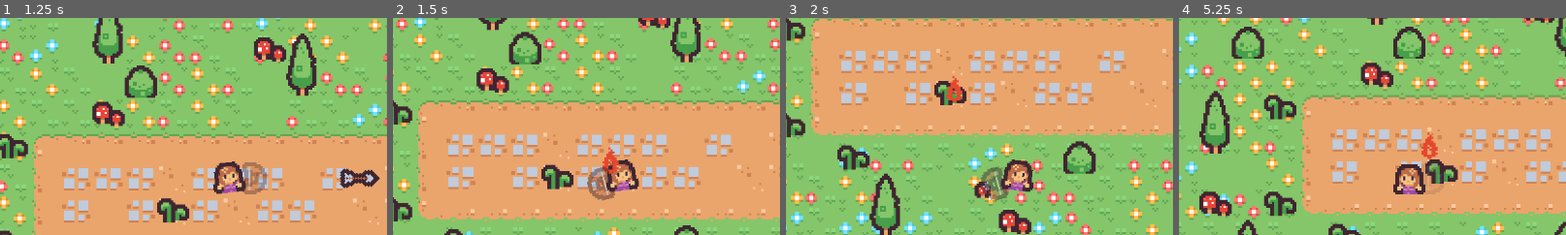
Above: before the commit, frames 1-4 (left to right).
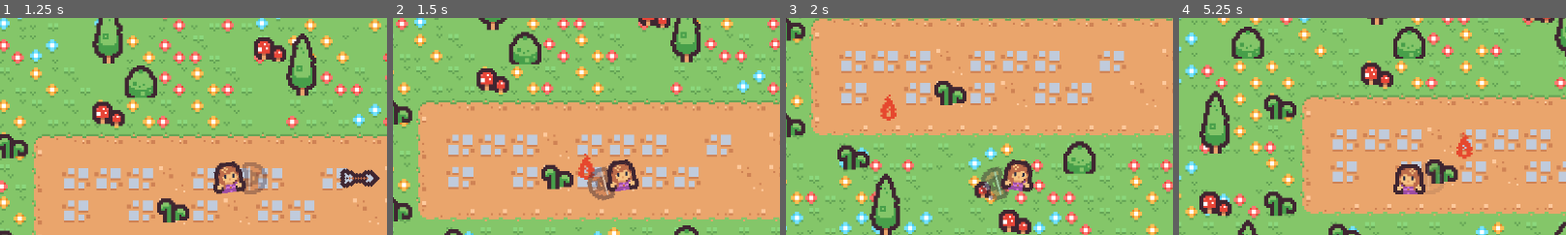
Above: after the commit, the same moments.

Repository: HazardWare/Hazardous-Quest
Game: Godot game, scene res://scenes/world/overworld.tscn
The game is run twice, just before and just after one commit, with the same random seed, the same clock (stepped at 60 frames per second) and the same inputs.
Inputs (mouse positions are % of the whole screen's width and height, from its top left):
- Up to frame 1 (1.25 s): tap Enter at 0.5 s; move the mouse to (72, 45) at 0.52 s; press the mouse at (72, 45) at 0.53 s; hold D (walk_right) from 0.53 s (still down)
- Up to frame 2 (1.5 s): move the mouse to (30, 55) at 1.27 s; release D (walk_right) at 1.28 s; release the mouse at (30, 55) at 1.28 s; hold S (walk_down) from 1.28 s (still down); right-click (30, 55) at 1.35 s
- Up to frame 3 (2 s): keep holding S (walk_down)
- Up to frame 4 (5.25 s): move the mouse to (60, 28) at 2.02 s; release S (walk_down) at 2.03 s; hold D (walk_right) 2.03-2.78 s; tap E (interact) at 2.1 s; move the mouse to (45, 70) at 2.77 s; hold W (walk_up) 2.78-3.53 s; tap Shift (shield) at 2.85 s; move the mouse to (80, 65) at 3.52 s; hold Space (sword) 3.53-4.28 s; hold A (walk_left) 3.53-5.03 s; move the mouse to (20, 35) at 4.27 s; click (20, 35) at 4.35 s; move the mouse to (55, 50) at 5.02 s; hold S (walk_down) from 5.03 s (still down); hold Right mouse button (candle) from 5.03 s (still down)
The pictures show only the part of the screen within x 20-70%, y 13-63%; the shares and areas given below are measured in that part.

Frame 1 is identical in both runs. In frame 2, 0.6% of the frame differs, in the area x 47-59%, y 59-75%; in frame 3, 0.6%; in frame 4, 0.6%.

Commit message:
Some more work on projectiles

Diff:
--- a/resources/tileset_overworld.tres
+++ b/resources/tileset_overworld.tres
@@ -539,7 +539,7 @@
 0:1/0 = 0
 0:1/0/terrain_set = 0
 0:1/0/terrain = 2
-0:1/0/physics_layer_0/polygon_0/points = PackedVector2Array(-1, -3, 8, -6, 8, 8, -3, 8)
+0:1/0/physics_layer_1/polygon_0/points = PackedVector2Array(8, -1, 8, 8, -3, 8, -3, -1)
 0:1/0/terrains_peering_bit/right_side = 2
 0:1/0/terrains_peering_bit/bottom_right_corner = 2
 0:1/0/terrains_peering_bit/bottom_side = 2
@@ -551,7 +551,7 @@
 1:1/0 = 0
 1:1/0/terrain_set = 0
 1:1/0/terrain = 2
-1:1/0/physics_layer_0/polygon_0/points = PackedVector2Array(-8, -4, 8, -4, 8, 8, -8, 8)
+1:1/0/physics_layer_1/polygon_0/points = PackedVector2Array(8, -1, 8, 8, -8, 8, -8, -1)
 1:1/0/terrains_peering_bit/right_side = 2
 1:1/0/terrains_peering_bit/bottom_right_corner = 2
 1:1/0/terrains_peering_bit/bottom_side = 2
@@ -565,7 +565,7 @@
 2:1/0 = 0
 2:1/0/terrain_set = 0
 2:1/0/terrain = 2
-2:1/0/physics_layer_0/polygon_0/points = PackedVector2Array(-8, -4, 2, -1, 3, 8, -8, 8)
+2:1/0/physics_layer_1/polygon_0/points = PackedVector2Array(1, -1, 1, 8, -8, 8, -8, -1)
 2:1/0/terrains_peering_bit/bottom_side = 2
 2:1/0/terrains_peering_bit/bottom_left_corner = 2
 2:1/0/terrains_peering_bit/left_side = 2
@@ -578,7 +578,7 @@
 0:2/0 = 0
 0:2/0/terrain_set = 0
 0:2/0/terrain = 2
-0:2/0/physics_layer_0/polygon_0/points = PackedVector2Array(-3, -8, 8, -8, 8, 8, -3, 8)
+0:2/0/physics_layer_1/polygon_0/points = PackedVector2Array(8, -8, 8, 8, -3, 8, -3, -8)
 0:2/0/terrains_peering_bit/right_side = 2
 0:2/0/terrains_peering_bit/bottom_right_corner = 2
 0:2/0/terrains_peering_bit/bottom_side = 2
@@ -592,7 +592,7 @@
 1:2/0 = 0
 1:2/0/terrain_set = 0
 1:2/0/terrain = 2
-1:2/0/physics_layer_0/polygon_0/points = PackedVector2Array(-8, -8, 8, -8, 8, 8, -8, 8)
+1:2/0/physics_layer_1/polygon_0/points = PackedVector2Array(-8, -8, 8, -8, 8, 8, -8, 8)
 1:2/0/terrains_peering_bit/right_side = 2
 1:2/0/terrains_peering_bit/bottom_right_corner = 2
 1:2/0/terrains_peering_bit/bottom_side = 2
@@ -609,7 +609,7 @@
 2:2/0 = 0
 2:2/0/terrain_set = 0
 2:2/0/terrain = 2
-2:2/0/physics_layer_0/polygon_0/points = PackedVector2Array(-8, -8, 3, -8, 3, 8, -8, 8)
+2:2/0/physics_layer_1/polygon_0/points = PackedVector2Array(3, -8, 3, -5, 2, -5, 2, 5, 3, 5, 3, 8, -8, 8, -8, -8)
 2:2/0/terrains_peering_bit/bottom_side = 2
 2:2/0/terrains_peering_bit/bottom_left_corner = 2
 2:2/0/terrains_peering_bit/left_side = 2
@@ -623,7 +623,7 @@
 3:2/0 = 0
 3:2/0/terrain_set = 0
 3:2/0/terrain = 2
-3:2/0/physics_layer_0/polygon_0/points = PackedVector2Array(-8, -8, 8, -8, 8, 4, 5, 8, -4, 8, -8, 3)
+3:2/0/physics_layer_1/polygon_0/points = PackedVector2Array(-8, 4, -8, -8, 8, -8, 8, 4, 5, 4, 5, 8, -5, 8, -5, 4)
 3:2/0/terrains_peering_bit/right_side = 2
 3:2/0/terrains_peering_bit/bottom_side = 2
 3:2/0/terrains_peering_bit/left_side = 2
@@ -641,7 +641,7 @@
 0:3/0 = 0
 0:3/0/terrain_set = 0
 0:3/0/terrain = 2
-0:3/0/physics_layer_0/polygon_0/points = PackedVector2Array(-4, -8, 8, -8, 8, 3, -1, 1)
+0:3/0/physics_layer_1/polygon_0/points = PackedVector2Array(8, -8, 8, 2, -1, 2, -3, -8)
 0:3/0/terrains_peering_bit/right_side = 2
 0:3/0/terrains_peering_bit/top_side = 2
 0:3/0/terrains_peering_bit/top_right_corner = 2
@@ -653,7 +653,7 @@
 1:3/0 = 0
 1:3/0/terrain_set = 0
 1:3/0/terrain = 2
-1:3/0/physics_layer_0/polygon_0/points = PackedVector2Array(-8, -8, 8, -8, 8, 4, -8, 4)
+1:3/0/physics_layer_1/polygon_0/points = PackedVector2Array(8, -8, 8, 2, -8, 2, -8, -8)
 1:3/0/terrains_peering_bit/right_side = 2
 1:3/0/terrains_peering_bit/left_side = 2
 1:3/0/terrains_peering_bit/top_left_corner = 2
@@ -667,7 +667,7 @@
 2:3/0 = 0
 2:3/0/terrain_set = 0
 2:3/0/terrain = 2
-2:3/0/physics_layer_0/polygon_0/points = PackedVector2Array(-8, -8, 3, -8, 1, 1, -8, 4)
+2:3/0/physics_layer_1/polygon_0/points = PackedVector2Array(3, -8, 3, 2, -8, 2, -8, -8)
 2:3/0/terrains_peering_bit/left_side = 2
 2:3/0/terrains_peering_bit/top_left_corner = 2
 2:3/0/terrains_peering_bit/top_side = 2
@@ -679,7 +679,7 @@
 3:3/0 = 0
 3:3/0/terrain_set = 0
 3:3/0/terrain = 2
-3:3/0/physics_layer_0/polygon_0/points = PackedVector2Array(-5, -8, 5, -8, 5, 8, -5, 8)
+3:3/0/physics_layer_1/polygon_0/points = PackedVector2Array(-5, -1, -5, -8, 5, -8, 5, -1, 5, 8, -5, 8)
 3:3/0/terrains_peering_bit/bottom_side = 2
 3:3/0/terrains_peering_bit/top_side = 2
 3:3/0/custom_data_0 = true
@@ -695,7 +695,7 @@
 0:4/0 = 0
 0:4/0/terrain_set = 0
 0:4/0/terrain = 2
-0:4/0/physics_layer_0/polygon_0/points = PackedVector2Array(-8, -8, 3, -8, 4, -3, 8, -2, 8, 8, -8, 8)
+0:4/0/physics_layer_1/polygon_0/points = PackedVector2Array(-8, -8, 3, -8, 5, -4, 8, -2, 8, 7, 3, 7, 3, 8, -8, 8)
 0:4/0/terrains_peering_bit/right_side = 2
 0:4/0/terrains_peering_bit/bottom_side = 2
 0:4/0/terrains_peering_bit/bottom_left_corner = 2
@@ -710,7 +710,7 @@
 1:4/0 = 0
 1:4/0/terrain_set = 0
 1:4/0/terrain = 2
-1:4/0/physics_layer_0/polygon_0/points = PackedVector2Array(8, -3, 8, 8, -8, 8, -8, -3)
+1:4/0/physics_layer_1/polygon_0/points = PackedVector2Array(-8, -6, 8, -6, 8, 7, -8, 7)
 1:4/0/terrains_peering_bit/right_side = 2
 1:4/0/terrains_peering_bit/left_side = 2
 1:4/0/custom_data_0 = true
@@ -722,7 +722,7 @@
 2:4/0 = 0
 2:4/0/terrain_set = 0
 2:4/0/terrain = 2
-2:4/0/physics_layer_0/polygon_0/points = PackedVector2Array(8, -8, 8, 8, -8, 8, -8, -3, -3, -8)
+2:4/0/physics_layer_1/polygon_0/points = PackedVector2Array(-8, -2, -5, -2, -4, -3, -3, -4, -3, -8, 8, -8, 8, 8, -3, 8, -3, 7, -8, 7)
 2:4/0/terrains_peering_bit/right_side = 2
 2:4/0/terrains_peering_bit/bottom_right_corner = 2
 2:4/0/terrains_peering_bit/bottom_side = 2
@@ -737,7 +737,7 @@
 3:4/0 = 0
 3:4/0/terrain_set = 0
 3:4/0/terrain = 2
-3:4/0/physics_layer_0/polygon_0/points = PackedVector2Array(-5, -8, 5, -8, 8, 0, 8, 8, -8, 8, -8, -1)
+3:4/0/physics_layer_1/polygon_0/points = PackedVector2Array(-8, -1, -5, -1, -5, -8, 5, -8, 5, -1, 8, -1, 8, 8, -8, 8)
 3:4/0/terrains_peering_bit/right_side = 2
 3:4/0/terrains_peering_bit/bottom_right_corner = 2
 3:4/0/terrains_peering_bit/bottom_side = 2
@@ -755,7 +755,7 @@
 0:5/0 = 0
 0:5/0/terrain_set = 0
 0:5/0/terrain = 2
-0:5/0/physics_layer_0/polygon_0/points = PackedVector2Array(8, -8, 8, 8, -8, 8, -8, -3, -3, -8)
+0:5/0/physics_layer_1/polygon_0/points = PackedVector2Array(-8, -1, -5, -1, -4, -2, -3, -3, -3, -8, 8, -8, 8, 8, -8, 8)
 0:5/0/terrains_peering_bit/right_side = 2
 0:5/0/terrains_peering_bit/bottom_right_corner = 2
 0:5/0/terrains_peering_bit/bottom_side = 2
@@ -771,7 +771,7 @@
 1:5/0 = 0
 1:5/0/terrain_set = 0
 1:5/0/terrain = 2
-1:5/0/physics_layer_0/polygon_0/points = PackedVector2Array(3, -8, 8, 0, 8, 8, -8, 8, -8, -8)
+1:5/0/physics_layer_1/polygon_0/points = PackedVector2Array(-8, -8, 3, -8, 5, -4, 8, -2, 8, 8, -8, 8)
 1:5/0/terrains_peering_bit/right_side = 2
 1:5/0/terrains_peering_bit/bottom_right_corner = 2
 1:5/0/terrains_peering_bit/bottom_side = 2
@@ -787,7 +787,7 @@
 2:5/0 = 0
 2:5/0/terrain_set = 0
 2:5/0/terrain = 2
-2:5/0/physics_layer_0/polygon_0/points = PackedVector2Array(8, -8, 8, 4, 4, 8, -8, 8, -8, -8)
+2:5/0/physics_layer_1/polygon_0/points = PackedVector2Array(-8, -8, 8, -8, 8, 5, 4, 5, 4, 8, -8, 8)
 2:5/0/terrains_peering_bit/right_side = 2
 2:5/0/terrains_peering_bit/bottom_side = 2
 2:5/0/terrains_peering_bit/bottom_left_corner = 2
@@ -803,7 +803,7 @@
 3:5/0 = 0
 3:5/0/terrain_set = 0
 3:5/0/terrain = 2
-3:5/0/physics_layer_0/polygon_0/points = PackedVector2Array(8, -8, 8, 8, -4, 8, -8, 5, -8, -8)
+3:5/0/physics_layer_1/polygon_0/points = PackedVector2Array(-8, -8, 8, -8, 8, 8, -4, 8, -4, 5, -8, 5)
 3:5/0/terrains_peering_bit/right_side = 2
 3:5/0/terrains_peering_bit/bottom_right_corner = 2
 3:5/0/terrains_peering_bit/bottom_side = 2
@@ -874,7 +874,7 @@
 3:1/0 = 0
 3:1/0/terrain_set = 0
 3:1/0/terrain = 2
-3:1/0/physics_layer_0/polygon_0/points = PackedVector2Array(8, -8, 8, 8, -4, 5, -8, -8)
+3:1/0/physics_layer_1/polygon_0/points = PackedVector2Array(6, -8, 6, -4, 8, -2, 8, 6, -3, 6, -6, -1, -5, -8)
 3:1/0/terrains_peering_bit/right_side = 2
 3:1/0/terrains_peering_bit/top_side = 2
 4:1/animation_columns = 2
@@ -885,7 +885,7 @@
 4:1/0 = 0
 4:1/0/terrain_set = 0
 4:1/0/terrain = 2
-4:1/0/physics_layer_0/polygon_0/points = PackedVector2Array(5, -8, 4, 6, -8, 6, -8, -2, -6, -8)
+4:1/0/physics_layer_1/polygon_0/points = PackedVector2Array(-8, -2, -6, -3, -5, -4, -5, -8, 5, -8, 5, -4, 6, -4, 6, -1, 5, -1, 5, 1, 4, 1, 4, 4, 3, 4, 3, 6, 0, 6, 0, 7, -8, 7)
 4:1/0/terrains_peering_bit/left_side = 2
 4:1/0/terrains_peering_bit/top_side = 2
 4:0/animation_columns = 2
@@ -896,7 +896,7 @@
 4:0/0 = 0
 4:0/0/terrain_set = 0
 4:0/0/terrain = 2
-4:0/0/physics_layer_0/polygon_0/points = PackedVector2Array(-8, -6, 4, -4, 6, 8, -5, 8, -8, 6)
+4:0/0/physics_layer_1/polygon_0/points = PackedVector2Array(-6, 8, -6, 4, -8, 2, -8, -6, 3, -6, 6, 1, 5, 8)
 4:0/0/terrains_peering_bit/bottom_side = 2
 4:0/0/terrains_peering_bit/left_side = 2
 3:0/animation_columns = 2
@@ -907,7 +907,7 @@
 3:0/0 = 0
 3:0/0/terrain_set = 0
 3:0/0/terrain = 2
-3:0/0/physics_layer_0/polygon_0/points = PackedVector2Array(8, -5, 8, 8, -5, 8, -4, -4)
+3:0/0/physics_layer_1/polygon_0/points = PackedVector2Array(8, 6, 4, 6, 2, 8, -6, 8, -6, -3, 1, -6, 8, -5)
 3:0/0/terrains_peering_bit/right_side = 2
 3:0/0/terrains_peering_bit/bottom_side = 2
 
@@ -1751,6 +1751,7 @@
 occlusion_layer_0/light_mask = 1
 occlusion_layer_0/sdf_collision = true
 physics_layer_0/collision_layer = 8
+physics_layer_1/collision_layer = 16
 terrain_set_0/mode = 0
 terrain_set_0/terrain_0/name = "Dirt"
 terrain_set_0/terrain_0/color = Color(0.665292, 0.723563, 0.83082, 1)
--- a/scenes/projectiles/arrow.tscn
+++ b/scenes/projectiles/arrow.tscn
@@ -23,14 +23,14 @@
 }]
 
 [node name="Arrow" type="CharacterBody2D" node_paths=PackedStringArray("sprite", "collisionShape", "hurtBox")]
-z_index = 3
+y_sort_enabled = true
 collision_layer = 2
 collision_mask = 0
 input_pickable = true
 script = ExtResource("1_ugh5m")
 sprite = NodePath("AnimatedSprite2D")
-collisionShape = NodePath("AnimatedSprite2D/HurtBox/CollisionShape2D")
-hurtBox = NodePath("AnimatedSprite2D/HurtBox")
+collisionShape = NodePath("HurtBox/CollisionShape2D")
+hurtBox = NodePath("HurtBox")
 metadata/_custom_type_script = "uid://n4ljwa117710"
 
 [node name="WorldCollision" type="CollisionShape2D" parent="."]
@@ -39,20 +39,19 @@
 position = Vector2(1, -0.5)
 shape = SubResource("RectangleShape2D_iyfe7")
 
+[node name="AnimatedSprite2D" type="AnimatedSprite2D" parent="."]
+rotation = 0.785398
+sprite_frames = SubResource("SpriteFrames_nl28u")
+
 [node name="OffScreenDeleter" type="VisibleOnScreenNotifier2D" parent="."]
 position = Vector2(1.5, 0)
 scale = Vector2(0.95, 0.45)
 script = ExtResource("3_m2i7i")
 
-[node name="AnimatedSprite2D" type="AnimatedSprite2D" parent="."]
-rotation = 0.785398
-sprite_frames = SubResource("SpriteFrames_nl28u")
-
-[node name="HurtBox" type="Area2D" parent="AnimatedSprite2D"]
-rotation = -0.785398
+[node name="HurtBox" type="Area2D" parent="."]
 collision_layer = 2
 collision_mask = 8
 
-[node name="CollisionShape2D" type="CollisionShape2D" parent="AnimatedSprite2D/HurtBox"]
+[node name="CollisionShape2D" type="CollisionShape2D" parent="HurtBox"]
 position = Vector2(1, -0.5)
 shape = SubResource("RectangleShape2D_iyfe7")
--- a/scenes/projectiles/fire.tscn
+++ b/scenes/projectiles/fire.tscn
@@ -16,6 +16,9 @@
 "frames": [{
 "duration": 1.0,
 "texture": SubResource("AtlasTexture_2ftoy")
+}, {
+"duration": 1.0,
+"texture": SubResource("AtlasTexture_2ftoy")
 }],
 "loop": true,
 "name": &"default",
@@ -23,13 +26,14 @@
 }]
 
 [node name="Fire" type="CharacterBody2D" node_paths=PackedStringArray("sprite", "collisionShape", "hurtBox")]
-z_index = 3
+y_sort_enabled = true
+scale = Vector2(3, 3)
 collision_layer = 2
 collision_mask = 0
 input_pickable = true
 script = ExtResource("1_paiu8")
 damage = 0
-speed = 50
+speed = 150.0
 isFire = true
 sprite = NodePath("AnimatedSprite2D")
 collisionShape = NodePath("HurtBox/CollisionShape2D")
--- a/scripts/class_projectile.gd
+++ b/scripts/class_projectile.gd
@@ -7,8 +7,10 @@
 ## This uses CharacterBody2D, which seems counter-intuitive, but in reality is
 ## helpful for more reliable collision detection and movement.
 
+## I'm sorry this script looks awful and is poorly documented.
+
 @export var damage : int = 1
-@export var speed := 350
+@export var speed := 350.0
 @export var isFire := false
 
 @export_subgroup("Linked nodes")
@@ -18,6 +20,7 @@
 
 @onready var bushTileMap : TileMapLayer = get_tree().get_first_node_in_group("BushLayer")
 
+@onready var _speed := speed
 var lifetime := 0.0:
 	set(val):
 		if val >= MAXLIFETIME:
@@ -26,12 +29,16 @@
 
 		# fade out sprite
 		#sprite.modulate.a = 1 - lifetime/MAXLIFETIME
+		if(speed != 0.0):
+			_speed = speed - (speed * (lifetime/MAXLIFETIME))
+		else:
+			_speed = max(_speed - 5.0,0)
 const MAXLIFETIME := 1.0
 
 ## Initial velocity of the projectile.
 ## For reference, think of how tears move while you move in tboi,
 ## They tilt if you move. Behavior is replicated here, just a bit extreme.
-var initial_velocity = Vector2.ZERO
+var initial_velocity := Vector2.ZERO
 
 #region Godot functions:
 
@@ -42,13 +49,16 @@
 
 func _physics_process(delta: float) -> void:
 	# Move forward based on rotation.
-	velocity = initial_velocity + (transform.x * speed)
+	velocity = initial_velocity + (transform.x * _speed)
 	# Face the direction of motion.
 	if not isFire:
-		sprite.global_rotation = deg_to_rad(45.0) + velocity.angle()
-		collisionShape.global_rotation = sprite.global_rotation
+		if velocity:
+			sprite.global_rotation = deg_to_rad(45.0) + velocity.angle()
+			collisionShape.global_rotation = sprite.global_rotation
 	elif isFire:
 		lifetime += delta
+		if snappedf(lifetime,0.05) == snappedf(lifetime,0.1):
+			sprite.flip_h = !sprite.flip_h
 		sprite.global_rotation = 0.0
 		breakBushes()
 
@@ -61,6 +71,10 @@
 
 func on_touch_body(body: Node2D):
 	print(body)
+	speed = 0.0
+	if not isFire:
+		_speed = 0.0
+	initial_velocity = Vector2.ZERO
 	pass
 #endregion
 #region Custom Methods:
@@ -70,4 +84,5 @@
 	if bushTileMap.get_cell_tile_data(stoodOnTile) and\
 	bushTileMap.get_cell_tile_data(stoodOnTile).get_custom_data("bush"):
 		bushTileMap.erase_cell(stoodOnTile)
+
 #endregion
Binary file added: assets/sprites/fox.png
Not shown, added: assets/sprites/fox.png.import
